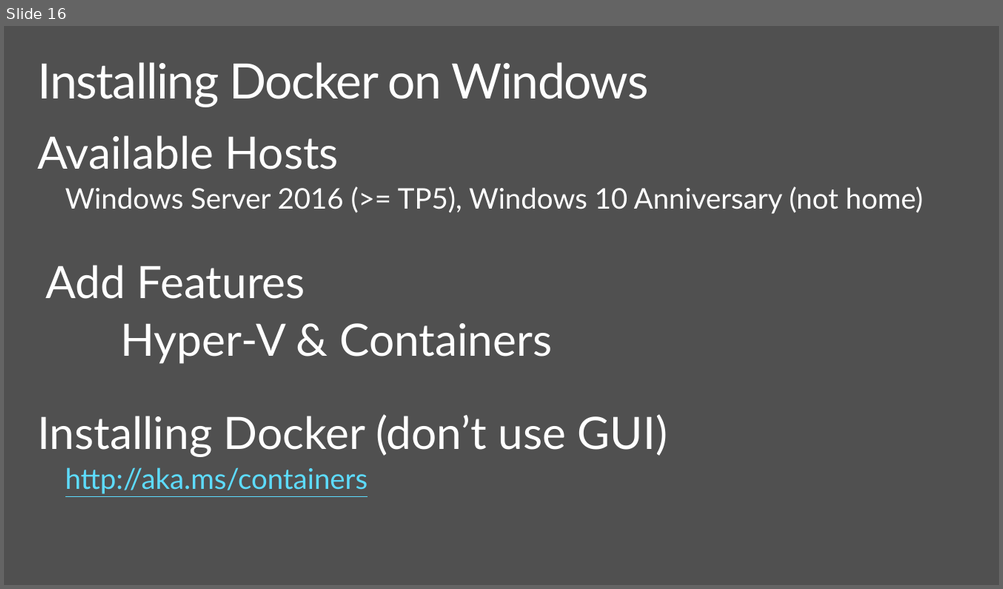
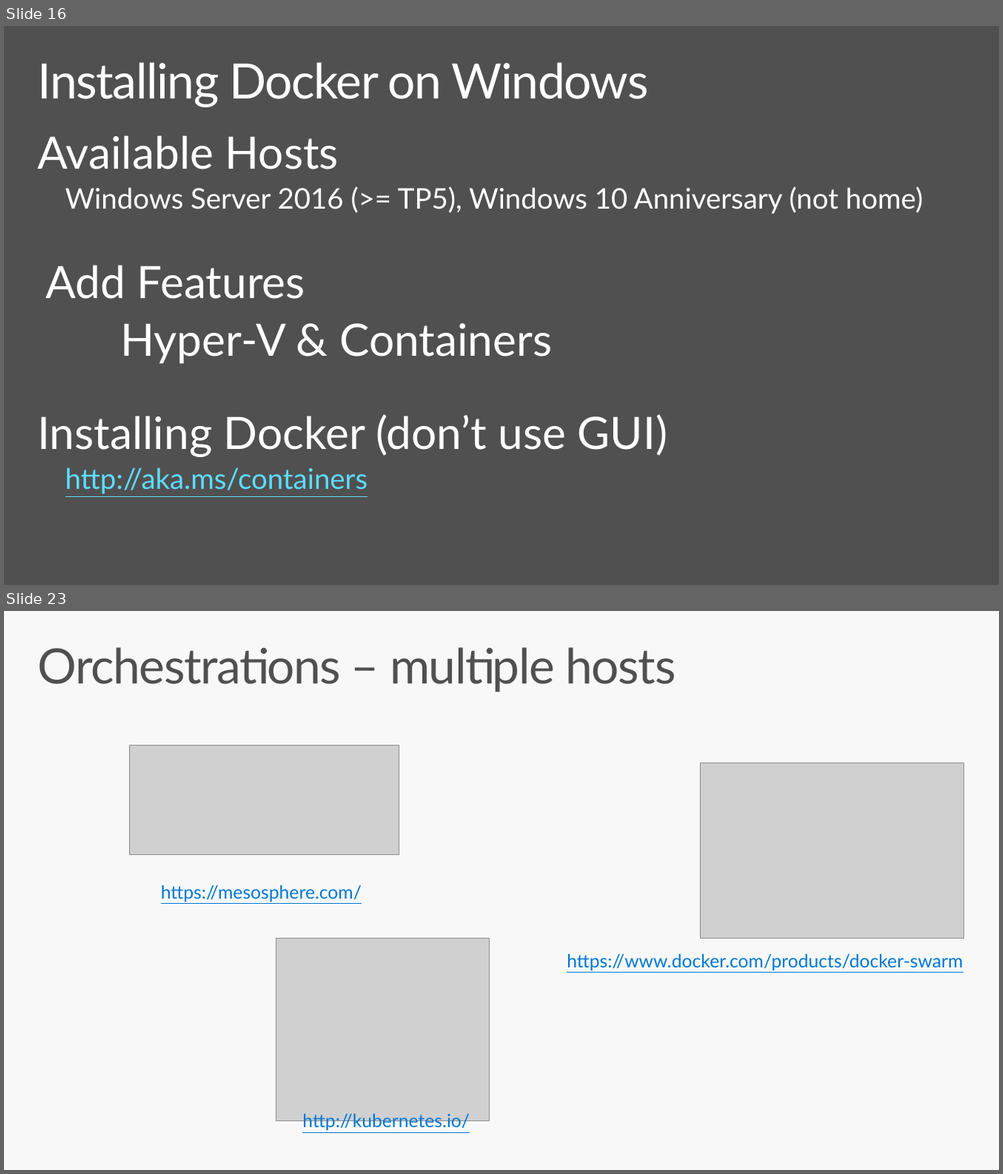
Before and after one commit to brentstineman/PersonalStuff, a slide deck: Presentations/ContainersForWindowsDevs.pptx. Shown one above the other, each under a label of ours: slide 16 before the commit, slides 16 and 23 after it; the slides between them are not shown. The pictures are 1003x589 and 1003x1174 pixels, drawn with LibreOffice and Linux fonts; fonts in the diff are those of the drawing; grey boxes stand for pictures. Boxes give left, top, right and bottom in pixels: in the first picture for what was removed or moved away, otherwise in the second. Text is boxed around its words. In the diff, an @@ line names an element or a change of style, - is before the commit and + after.

```diff
--- a/Presentations/ContainersForWindowsDevs.pptx
+++ b/Presentations/ContainersForWindowsDevs.pptx
@@ slide 23 added at [4,611,999,1170], background #F8F8F8 @@
@@ title added at [37,647,675,692], 48 pt, text #505050 @@
+Orchestrations – multiple hosts
@@ picture added at [130,745,399,854] @@
@@ picture added at [700,763,963,938] @@
@@ text added at [161,885,361,903], 18 pt, text #0078D7, underline @@
+https://mesosphere.com/
@@ picture added at [276,939,489,1122] @@
@@ text added at [566,954,962,971], 18 pt, text #0078D7, underline @@
+https://www.docker.com/products/docker-swarm
@@ text added at [302,1114,469,1130], 18 pt, text #0078D7, underline @@
+http://kubernetes.io/
```
Also in this commit, not shown: 10 slides changed, 2 other slides added, 3 slides removed.
